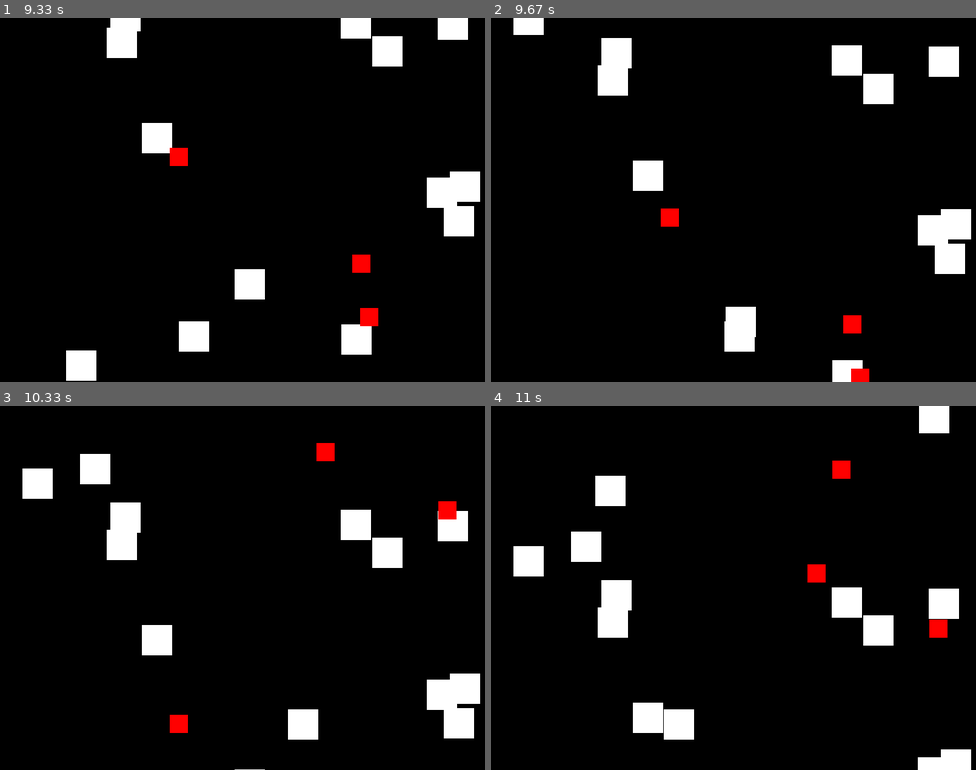
Above: before the commit, frames 1-4 (two rows, left to right).
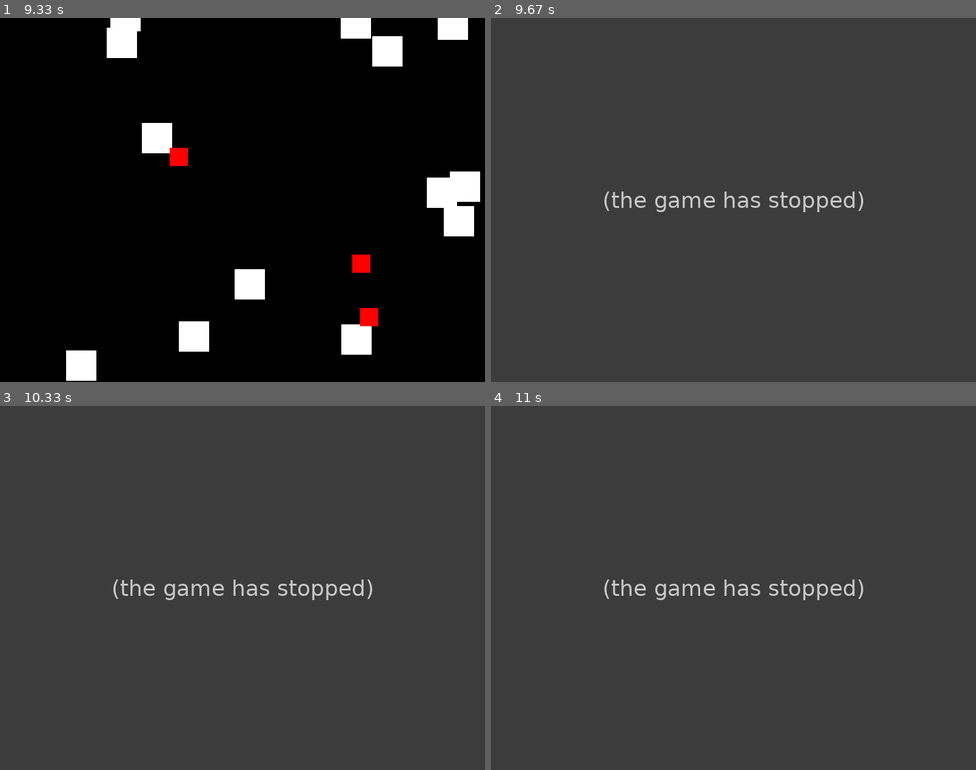
Above: after the commit, the same moments.

Repository: ray4585/Pygame-alien-sidescroller
Game: pygame game, started from main.py
Two runs of this game, one before a commit and one after it. Both use one fixed random seed, a clock stepped at 60 frames per second and the inputs below.
Inputs:
- Up to frame 1 (9.33 s): tap Space at 0.33, 0.73, 1.03, 1.3, 1.6, 1.73, 2.03, 2.4, 2.7, 2.9, 3.2, 3.4, 3.7, 3.9, 4.2, 4.47, 4.77, 4.9, 5.2, 5.57, 5.87, 6.07, 6.37, 6.57, 6.87, 7.07, 7.37, 7.63, 7.93, 8.07, 8.37, 8.73, 9.03, 9.23 s; hold Left 0.67-1.2 s; hold Left 1.23-1.63 s; hold Right 1.67-2.3 s; hold Left 2.33-2.8 s; hold Right 2.83-3.3 s; hold Right 3.33-3.8 s; hold Left 3.83-4.37 s; hold Left 4.4-4.8 s; hold Right 4.83-5.47 s; hold Left 5.5-5.97 s; hold Right 6-6.47 s; hold Right 6.5-6.97 s; hold Left 7-7.53 s; hold Left 7.57-7.97 s; hold Right 8-8.63 s; hold Left 8.67-9.13 s; hold Right from 9.17 s (still down)
- Up to frame 2 (9.67 s): tap Space at 9.53 s; release Right at 9.63 s
- Up to frame 3 (10.33 s): hold Right 9.67-10.13 s; tap Space at 9.73, 10.03, 10.23 s; hold Left from 10.17 s (still down)
- Up to frame 4 (11 s): tap Space at 10.53, 10.8 s; release Left at 10.7 s; hold Left from 10.73 s (still down)

Frame 1 is identical in both runs. In frame 2, 100% of the frame differs, in the area x 0-100%, y 0-100%; in frame 3, 100%; in frame 4, 100%.
After the commit the program exited at 9.53 s; later frames show no game.

Commit message:
Update main.py

Diff:
--- a/main.py
+++ b/main.py
@@ -125,8 +125,15 @@
                 aliens.remove(alien)
                 spawn_alien()
 
+    # Collision detection for player and aliens
+    player_rect = pygame.Rect(player_x, player_y, player_size, player_size)
+    for alien in aliens:
+        alien_rect = pygame.Rect(alien[0], alien[1], alien_size, alien_size)
+        if player_rect.colliderect(alien_rect):
+            print("Game Over!")
+            running = False
+
     # Collision detection for player and power-ups
-    player_rect = pygame.Rect(player_x, player_y, player_size, player_size)
     for powerup in powerups:
         powerup_rect = pygame.Rect(powerup[0], powerup[1], powerup_size, powerup_size)
         if player_rect.colliderect(powerup_rect):
